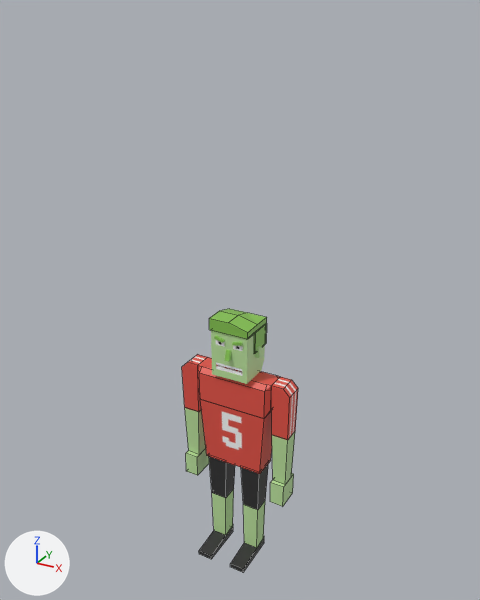
What one commit did to the Blender file Assets/Models/Zombie.blend.
One viewpoint serves both versions: a 50 mm camera at (2.87, -5.18, 5.6) aimed at (-0.03, 0.08, 2.97). Every picture has the same lights, and +X, +Y and +Z are marked at lower left. Mesh edges are drawn as thin lines on the coarser meshes.

The first picture shows 'Hair', 'Head', 'Left Forearm', 'Left Leg', 'Left Thigh', 'Left Upper Arm', 'Lower Body', 'Right Forearm', 'Right Leg', 'Right Thigh', 'Right Upper Arm', 'Upper Body'.
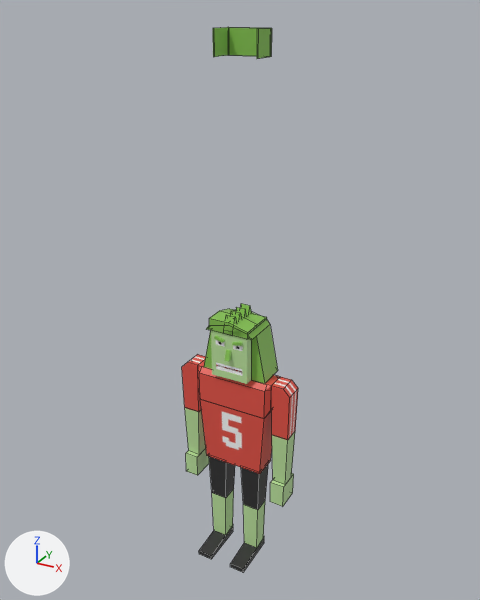
Commit message: New hair style

Where the newer file only moved an object's origin or applied its transform, the numbers keep the older frame.

Changed parts and their boxes (x1, y1, x2, y2) in the pictures (480 x 600 px):
'Hair2', shown (green)
    after: (213, 27, 272, 59)
'Hair4', added (green)
    after: (204, 312, 278, 384)
'Hair3', shown
    after: (224, 304, 251, 334)

Patch to the scene script:
```diff
--- a/Assets/Models/Zombie.blend.py
+++ b/Assets/Models/Zombie.blend.py
@@ img_zombie_png_001 @@
+img_zombie_png_001 = load_image('Zombie.png.001', '../Textures/Zombie.png', 256, 256, 'sRGB')
@@ mat_zombie_png_001 @@
+mat_zombie_png_001 = principled_material('Zombie.png.001')
+mat_zombie_png_001.texture = img_zombie_png_001
@@ me_cube_015 @@
 me_cube_015.from_pydata(...)  # 20 vertices, 16 faces; spans x -0.213..0.213, y -0.05..0.2, z -0.225..0.0
 # used by ob_hair2; location = (0.0, 0.0, 2.73)
+# me_cube_015 part 1: the whole mesh is moved by (0.0, 0.0, 2.725)
 me_cube_015.materials.append(mat_zombie_png)
@@ me_cube_016 @@
+me_cube_016.from_pydata(...)  # 33 vertices, 24 faces; spans x -0.35..0.35, y -0.5..0.1, z -0.2..0.35
+me_cube_016.materials.append(mat_zombie_png_001)  # picture img_zombie_png_001
@@ ob_hair3 @@
 ob_hair3.rotation_euler = (1.571, 0.0, -3.142)  # degrees (90, 0, -180)
-ob_hair3.hide_viewport = True
@@ ob_hair2 @@
 ob_hair2.location = (0.0, 0.0, 2.73)
-ob_hair2.hide_viewport = True
@@ ob_hair4 @@
+ob_hair4 = bpy.data.objects.new('Hair4', me_cube_016)
+ob_hair4.location = (0.0, 0.0, 2.73)
+ob_hair4.rotation_euler = (1.571, 0.0, -3.142)  # degrees (90, 0, -180)
```
